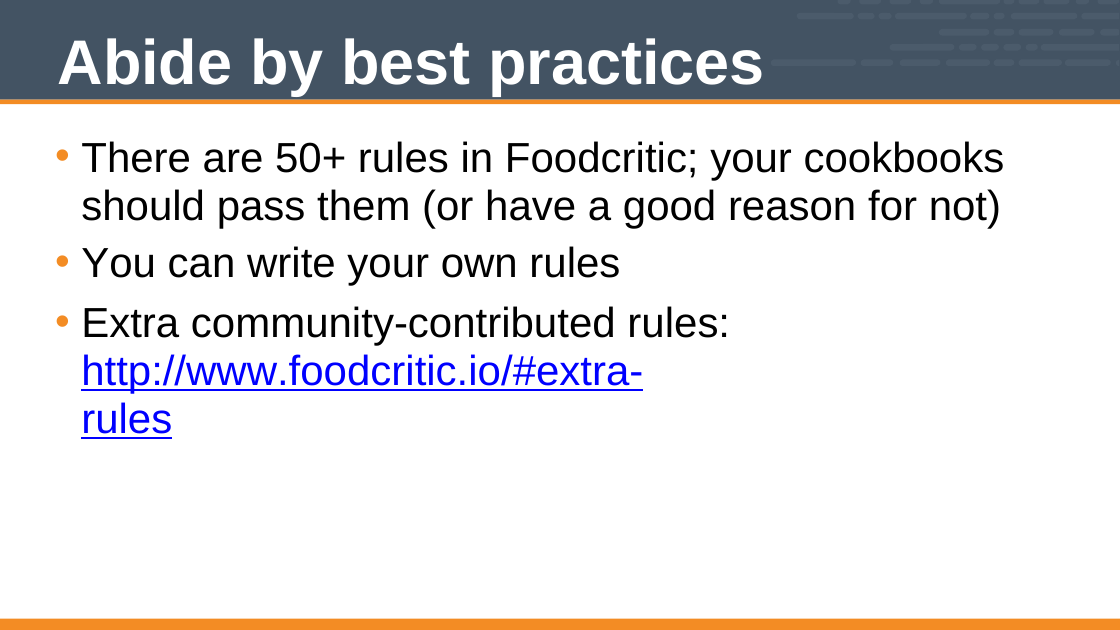
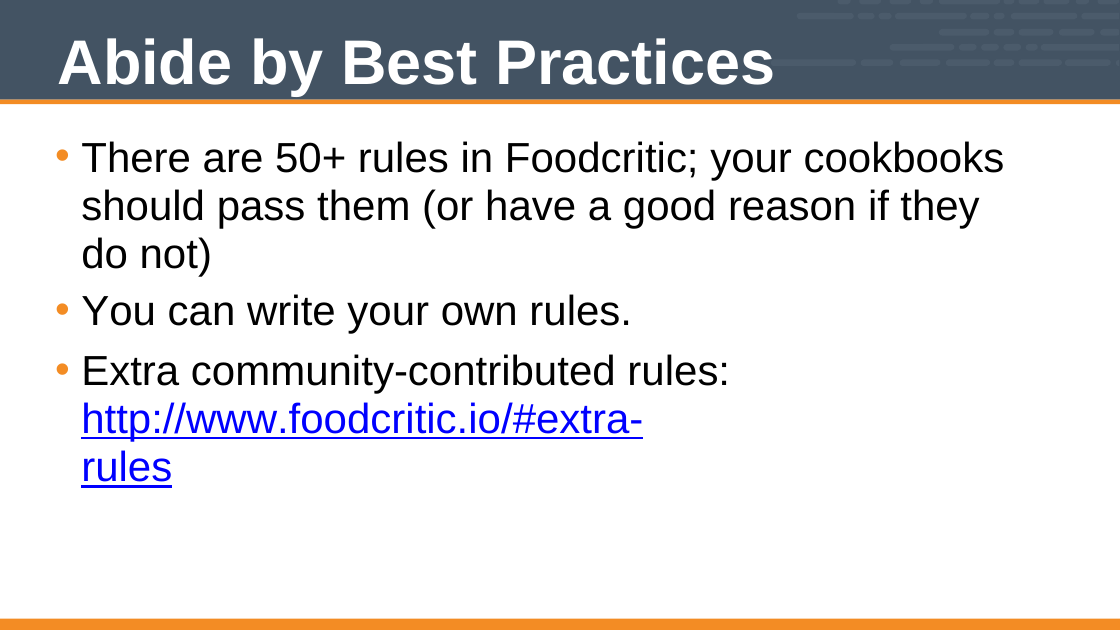
Before and after one commit to vinyar/chef-intermediate, a slide deck: slide 6 of Modules/10-Chef_Intermediate.pptx (slide 5 before the commit). Drawn at 1120x630 pixels with LibreOffice and Linux fonts; fonts in the diff are those of the drawing. Boxes give left, top, right and bottom in pixels: in the first picture for what was removed or moved away, otherwise in the second. Text is boxed around its words. In the diff, an @@ line names an element or a change of style, - is before the commit and + after.

```diff
--- a/Modules/10-Chef_Intermediate.pptx
+++ b/Modules/10-Chef_Intermediate.pptx
@@ title at (x1=58, y1=38, x2=775, y2=95): text changed @@
-Abide by best practices
+Abide by Best Practices
@@ text at (x1=81, y1=141, x2=1005, y2=334): text changed @@
-• There are 50+ rules in Foodcritic; your cookbooks should pass them (or have a good reason for not)
-• You can write your own rules
+• There are 50+ rules in Foodcritic; your cookbooks should pass them (or have a good reason if they do not)
+• You can write your own rules.
```
Also in this commit, not shown: 8 other slides changed, 3 slides added, 1 slide removed.
